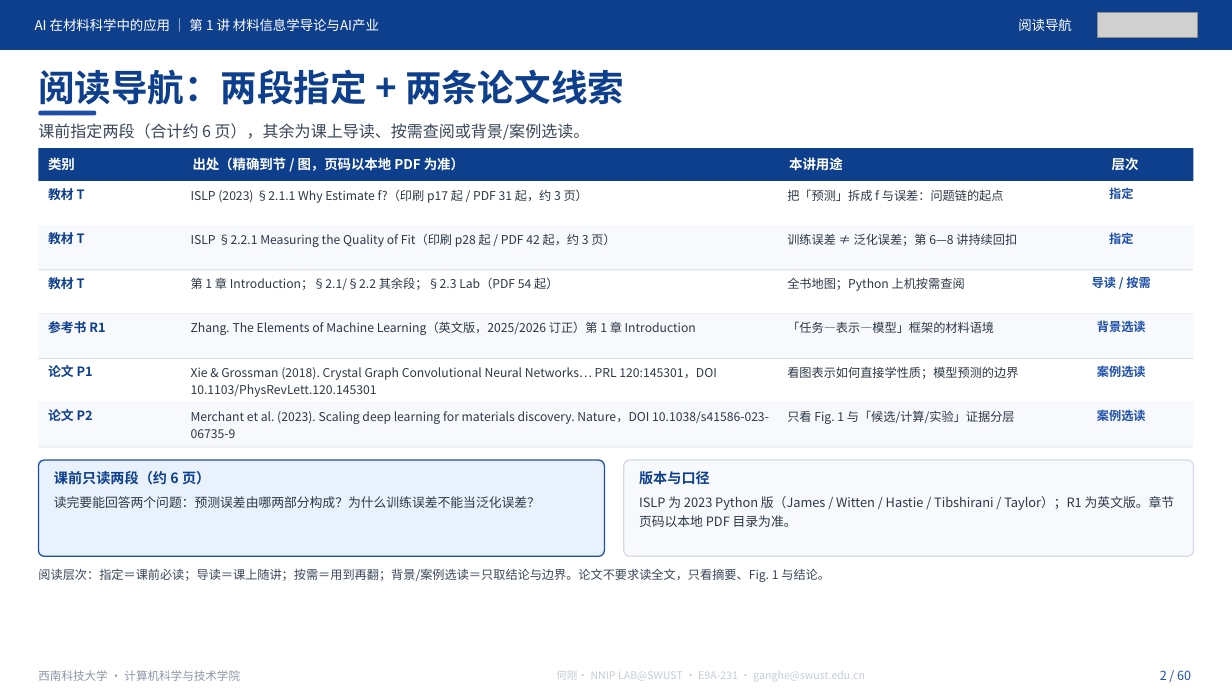
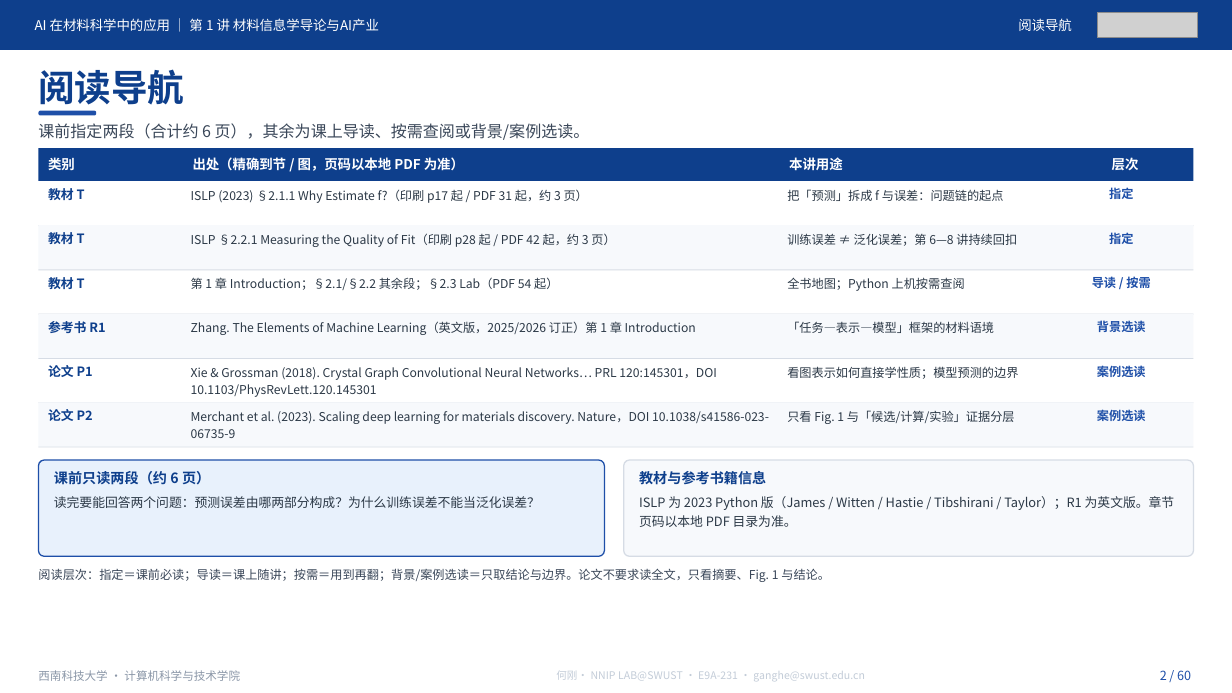
Before and after one commit to cosfrist/Applications-of-Artificial-Intelligence-in-Materials-Science-SWUST, a slide deck: slide 2 of lectures/01-材料信息学导论与AI产业/AI在材料科学中的应用-第1讲 材料信息学导论与AI产业-V5.pptx. Drawn at 1232x693 pixels with LibreOffice and Linux fonts; fonts in the diff are those of the drawing; grey boxes stand for pictures. Boxes give left, top, right and bottom in pixels: in the first picture for what was removed or moved away, otherwise in the second. Text is boxed around its words. In the diff, an @@ line names an element or a change of style, - is before the commit and + after.

```diff
--- a/lectures/01-材料信息学导论与AI产业/AI在材料科学中的应用-第1讲 材料信息学导论与AI产业-V5.pptx
+++ b/lectures/01-材料信息学导论与AI产业/AI在材料科学中的应用-第1讲 材料信息学导论与AI产业-V5.pptx
@@ text at [38,69,184,112]: text changed @@
-阅读导航：两段指定 + 两条论文线索
+阅读导航
@@ text at [639,471,766,485]: text changed @@
-版本与口径
+教材与参考书籍信息
```
Also in this commit, not shown: 2 other slides changed, 19 other files.
